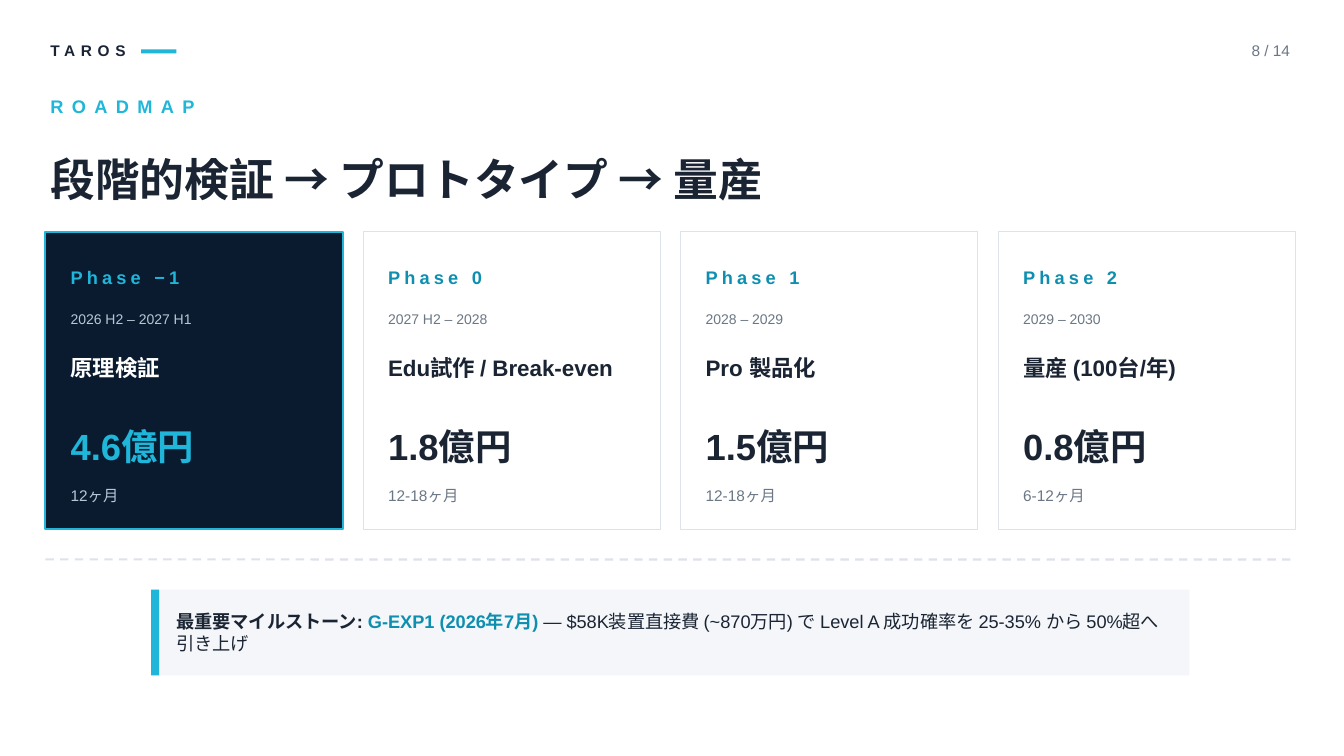
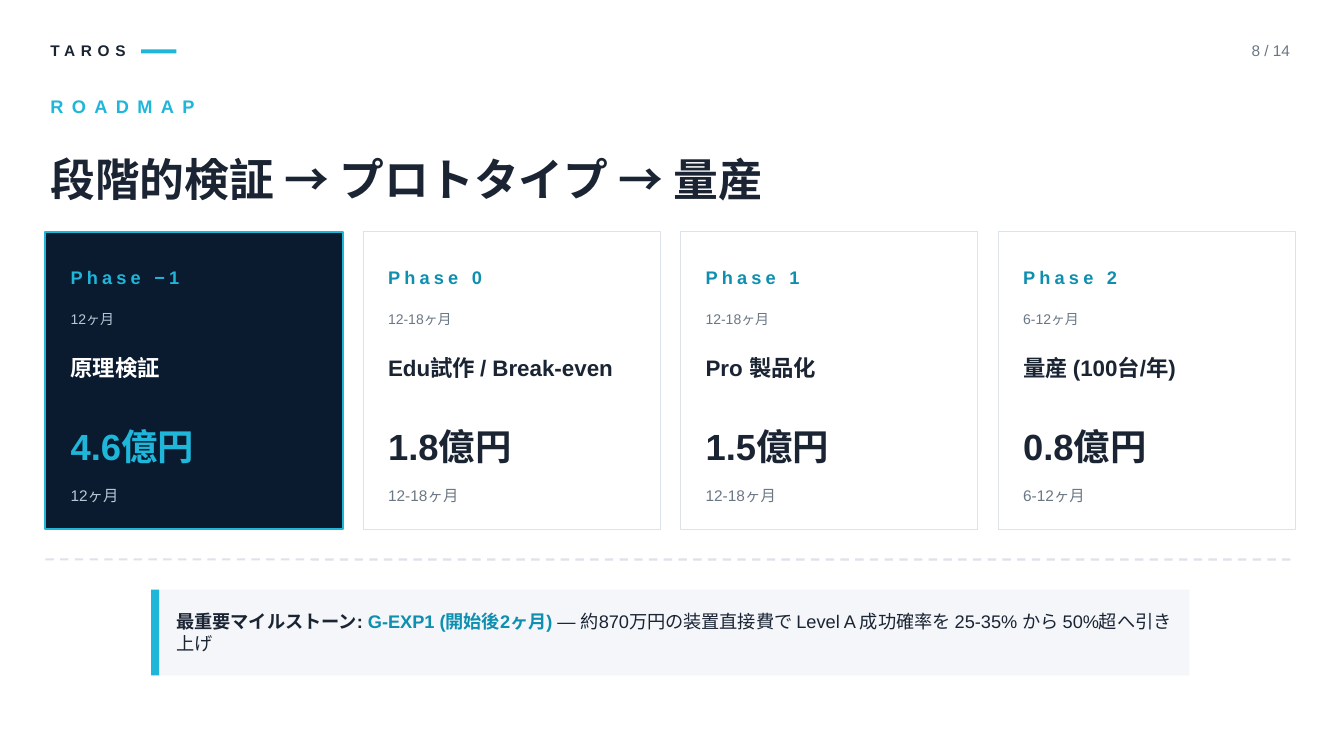
Before and after one commit to TomohiroTani28/Taros, a slide deck: slide 8 of assets/TAROS_Investor_Pitch_Revised.pptx. Drawn at 1344x756 pixels with LibreOffice and Linux fonts; fonts in the diff are those of the drawing. Boxes give left, top, right and bottom in pixels: in the first picture for what was removed or moved away, otherwise in the second. Text is boxed around its words. In the diff, an @@ line names an element or a change of style, - is before the commit and + after.

```diff
--- a/assets/TAROS_Investor_Pitch_Revised.pptx
+++ b/assets/TAROS_Investor_Pitch_Revised.pptx
@@ text at bbox=[71, 313, 114, 325]: text changed @@
-2026 H2 – 2027 H1
+12ヶ月
@@ text at bbox=[388, 313, 452, 325]: text changed @@
-2027 H2 – 2028
+12-18ヶ月
@@ text at bbox=[706, 313, 770, 325]: text changed @@
-2028 – 2029
+12-18ヶ月
@@ text at bbox=[1023, 313, 1079, 325]: text changed @@
-2029 – 2030
+6-12ヶ月
@@ text at bbox=[176, 612, 1172, 651]: text changed @@
-最重要マイルストーン: G-EXP1 (2026年7月) — $58K装置直接費 (~870万円) で Level A 成功確率を 25-35% から 50%超へ引き上げ
+最重要マイルストーン: G-EXP1 (開始後2ヶ月) — 約870万円の装置直接費で Level A 成功確率を 25-35% から 50%超へ引き上げ
```
Also in this commit, not shown: 8 other slides changed, 32 other files.
